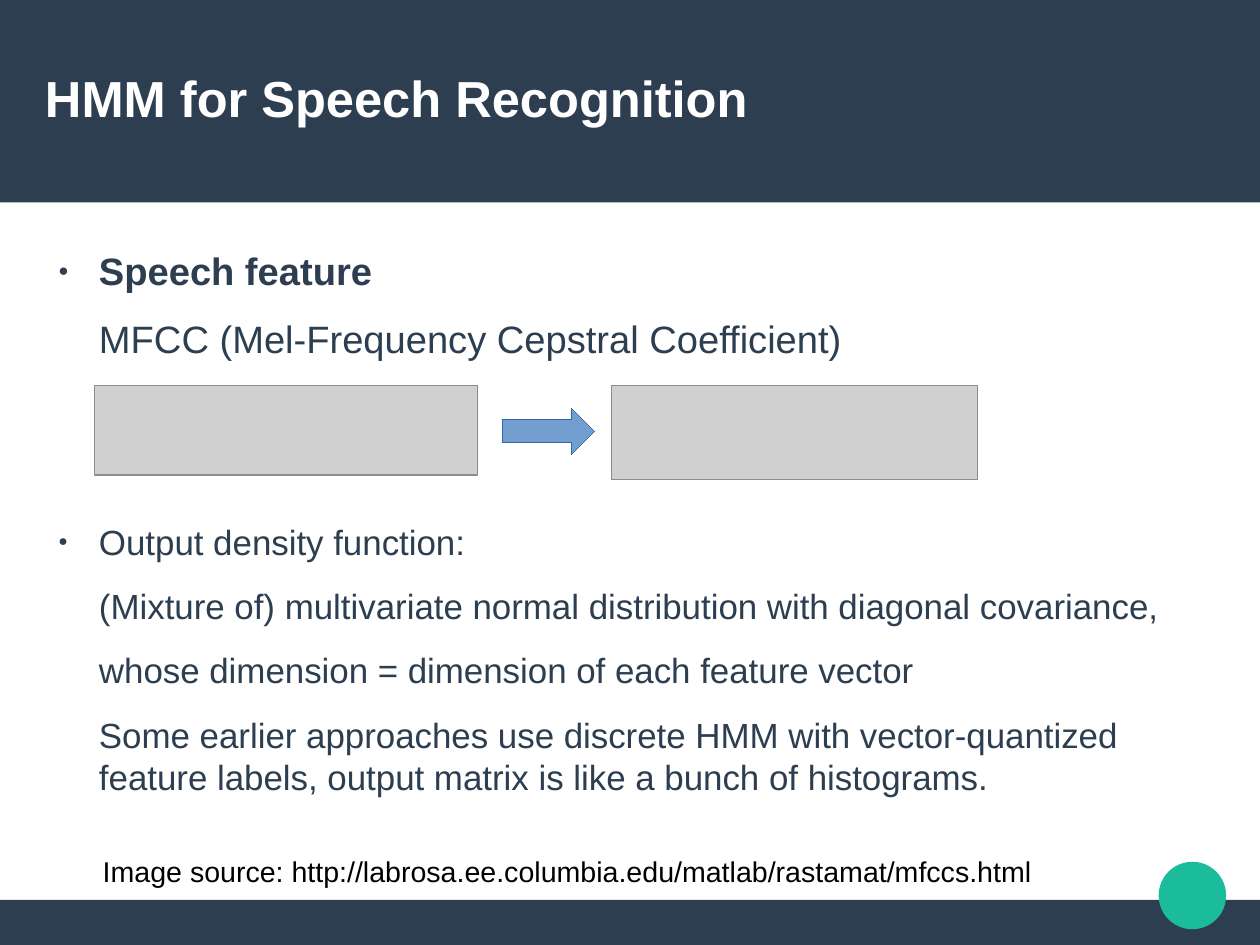
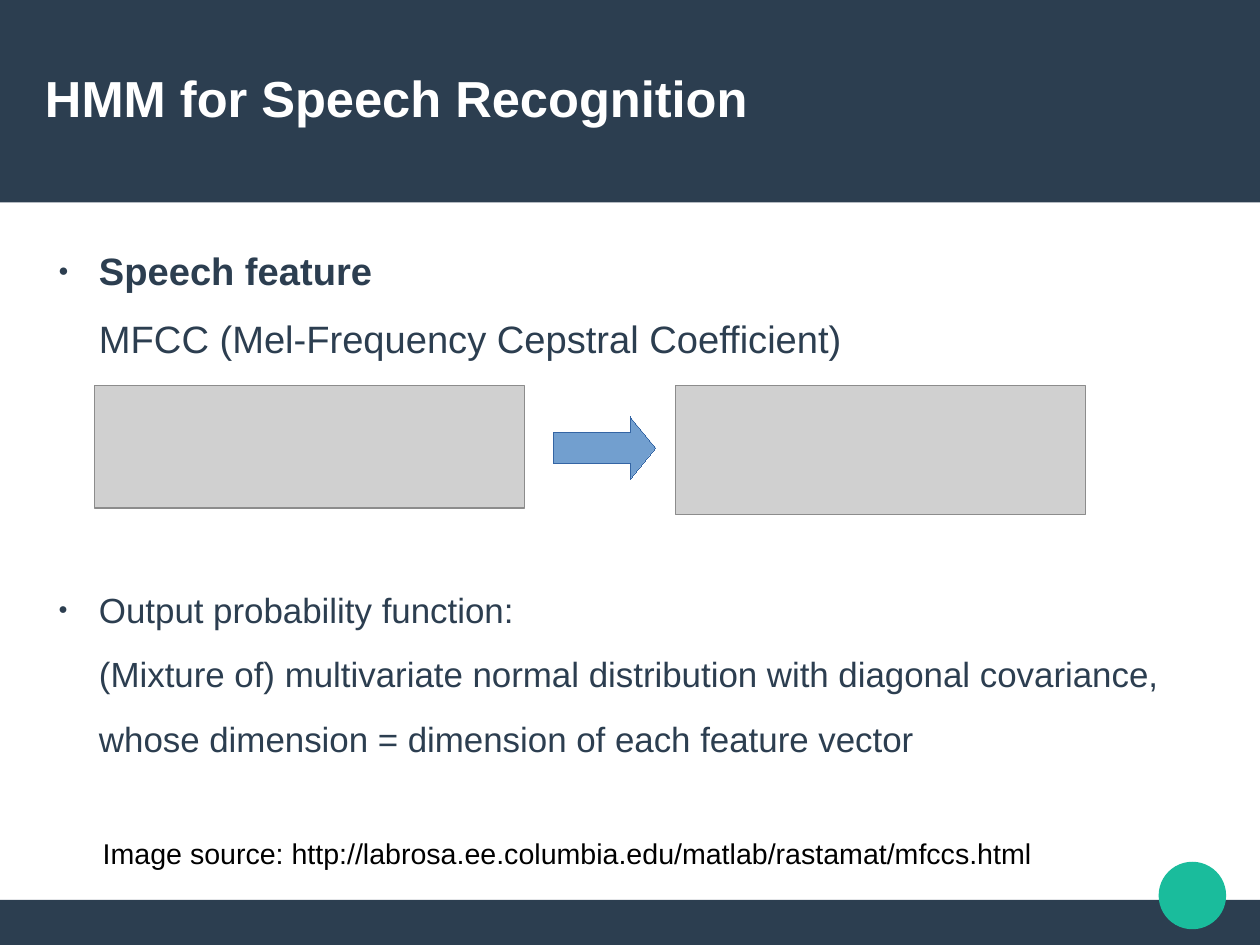
Before and after one commit to Sleepwalking/hmm-workshop, a slide deck: slide 13 of slides.odp. Drawn at 1260x945 pixels with LibreOffice and Linux fonts; fonts in the diff are those of the drawing; grey boxes stand for pictures. Boxes give left, top, right and bottom in pixels: in the first picture for what was removed or moved away, otherwise in the second. Text is boxed around its words. In the diff, an @@ line names an element or a change of style, - is before the commit and + after.

Commit message:
Make changes to MFCC and Forced alignment slides

```diff
--- a/slides.odp
+++ b/slides.odp
@@ picture: place and size @@
-picture at (95, 386, 478, 476)
+picture at (95, 386, 526, 509)
@@ picture: place and size @@
-picture at (612, 386, 978, 480)
+picture at (676, 386, 1086, 515)
@@ right arrow: place and size @@
-right arrow at (503, 408, 595, 454)
+right arrow at (553, 417, 656, 480)
@@ right arrow at (553, 417, 656, 480): proportions changed @@
@@ text at (99, 597, 514, 630): text changed @@
-● Output density function:
+● Output probability function:
@@ text at (99, 722, 1118, 796): paragraph removed @@
-Some earlier approaches use discrete HMM with vector-quantized feature labels, output matrix is like a bunch of histograms.
@@ text "Image source: http://labrosa.ee.columbia.edu/matlab/rastamat ...": place and size @@
-text "Image source: http://labrosa.ee.columbia.edu/matlab/rastamat ..." at (103, 861, 1032, 888)
+text "Image source: http://labrosa.ee.columbia.edu/matlab/rastamat ..." at (103, 843, 1032, 870)
```
Also in this commit, not shown: 3 other slides changed.
